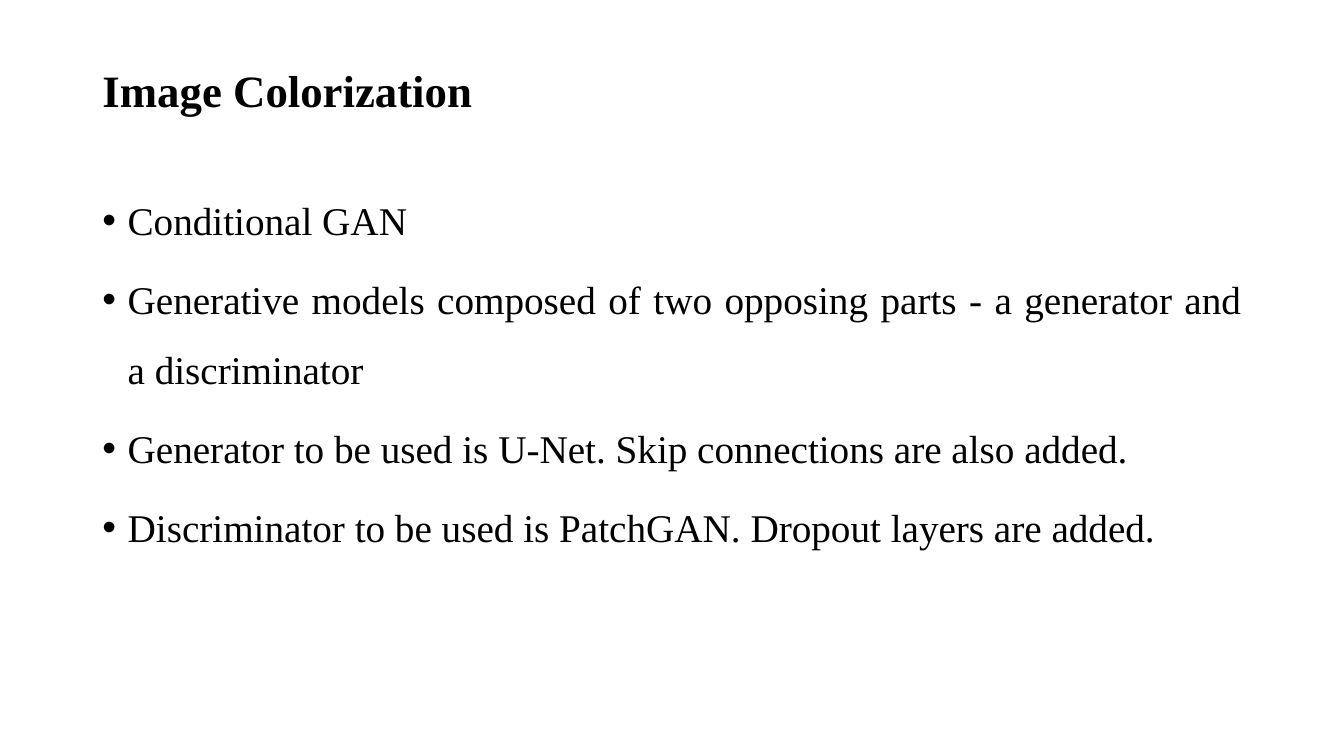
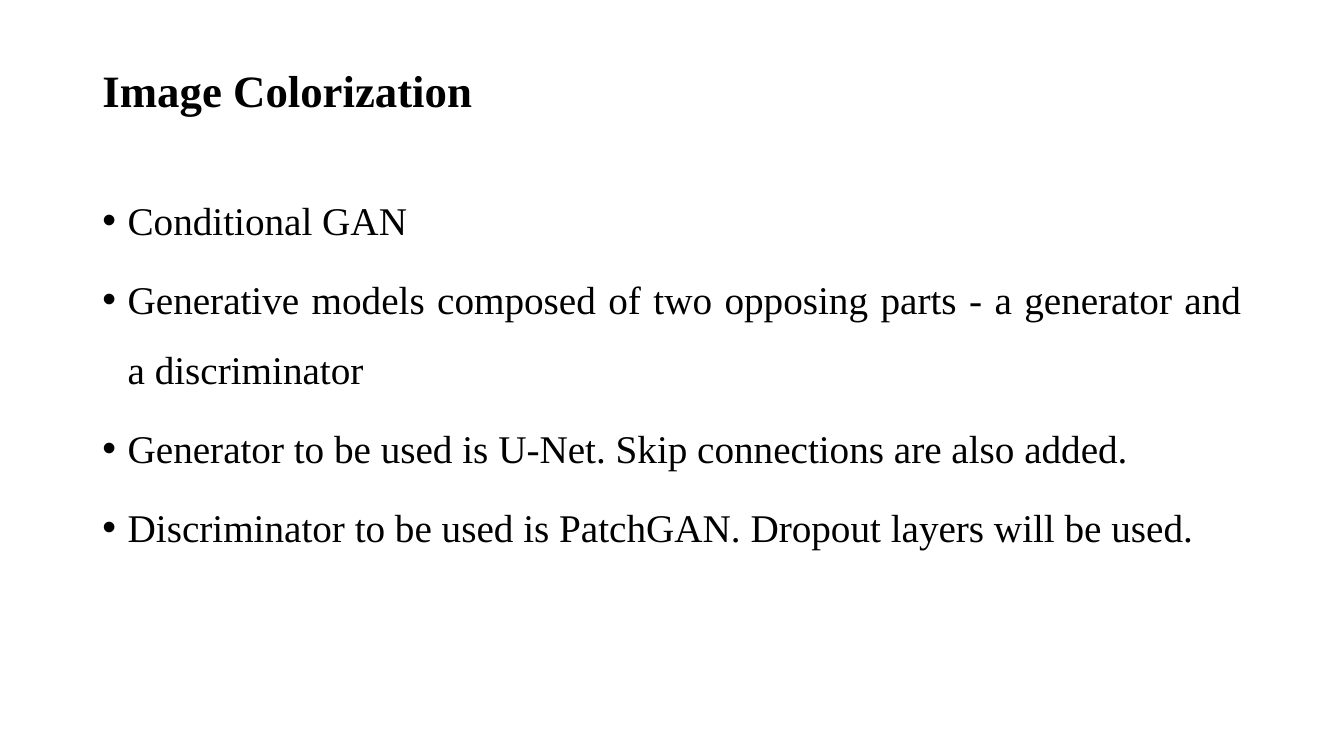
Before and after one commit to sujanW0W/MajorProject, a slide deck: slide 16 of Image colorization and Inpainting/Image inpainting and colourization.pptx (slide 12 before the commit). Drawn at 1344x756 pixels with LibreOffice and Linux fonts; fonts in the diff are those of the drawing. Boxes give left, top, right and bottom in pixels: in the first picture for what was removed or moved away, otherwise in the second. Text is boxed around its words. In the diff, an @@ line names an element or a change of style, - is before the commit and + after.

```diff
--- a/Image colorization and Inpainting/Image inpainting and colourization.pptx
+++ b/Image colorization and Inpainting/Image inpainting and colourization.pptx
@@ text at [128,514,1193,550]: text changed @@
-• Discriminator to be used is PatchGAN. Dropout layers are added.
+• Discriminator to be used is PatchGAN. Dropout layers will be used.
```
Also in this commit, not shown: 14 other slides changed, 8 slides added.
